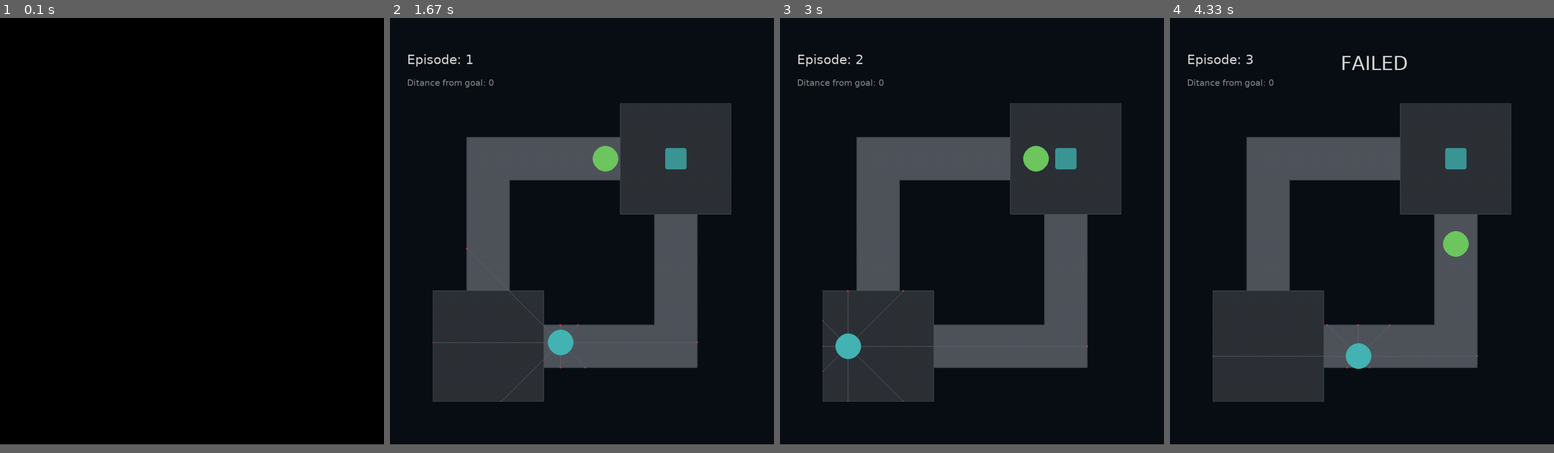
Above: before the commit, frames 1-4 (left to right).
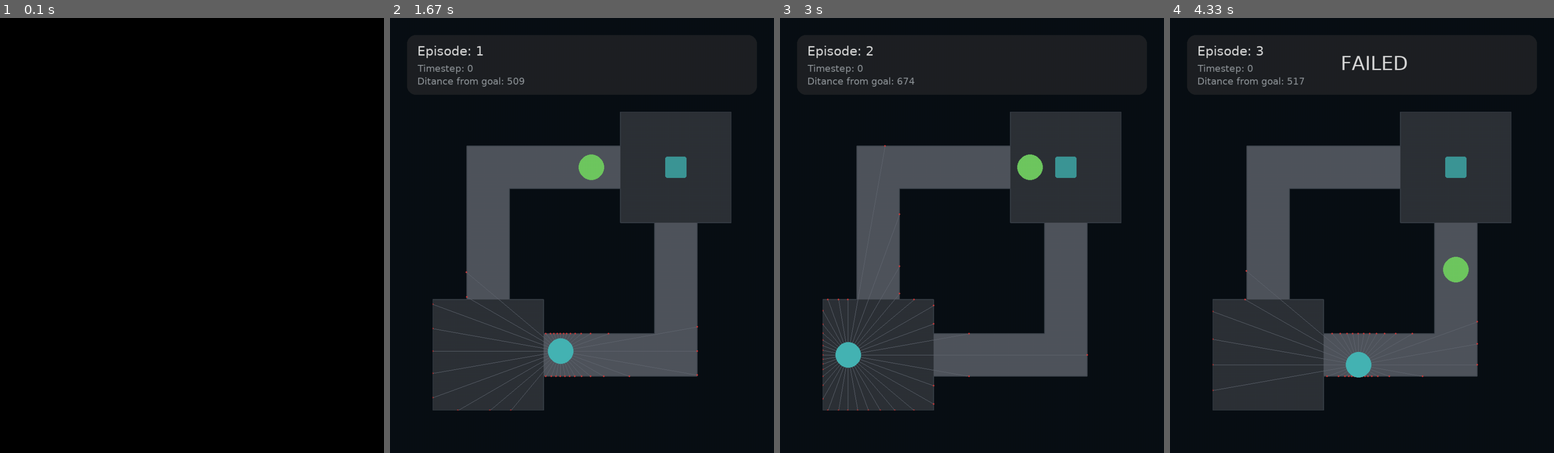
Above: after the commit, the same moments.

Repository: tomosii/marl-robots-2d
Game: pygame game, started from envs/pygame_test_human.py
Same seed, same stepped clock (60 frames per second), same inputs: the game is played once before the commit and once after it.
Inputs:
- Up to frame 1 (0.1 s): no input
- Up to frame 2 (1.67 s): hold Right 0.33-0.8 s; hold Up 0.83-1.13 s; hold Right 1.17-1.63 s
- Up to frame 3 (3 s): hold Left 1.67-2.2 s; hold Down 2.23-2.53 s; hold Left 2.57-2.97 s
- Up to frame 4 (4.33 s): hold Up 3-3.37 s; hold Right 3.4-4.03 s; hold Down from 4.07 s (still down)
The window is 794x882 before the commit and 794x900 after it. Grey fills any space a smaller window leaves; there, only what the larger window draws over its background counts as a difference.

The runs differ from the first frame. In frame 1, only the window size differs. In frame 2, 7.0% of the frame differs, in the area x 4-89%, y 6-91%; in frame 3, 7.0%; in frame 4, 7.0%.

Commit message:
scoreboard

Diff:
--- a/envs/pygame_test_human.py
+++ b/envs/pygame_test_human.py
@@ -12,7 +12,10 @@
 WIDTH = 700
 HEIGHT = 700
 OFFSET = 100
-INFO_HEIGHT = 200
+INFO_HEIGHT = 220
+INFO_MARGIN = 40
+WINDOW_WIDTH = WIDTH + 2 * OFFSET
+WINDOW_HEIGHT = HEIGHT + OFFSET + INFO_HEIGHT
 
 AGENT_SIZE = 60
 ROOM_SIZE = 260
@@ -30,9 +33,9 @@
 ROOM_COLOR = (45, 50, 56)
 CORRIDOR_COLOR = (80, 85, 93)
 WALL_COLOR = (60, 67, 75)
-INFO_BG_COLOR = (30, 30, 30)
+INFO_BG_COLOR = (30, 33, 36)
 INFO_TEXT_COLOR = (220, 220, 220)
-INFO_TEXT_COLOR2 = (140, 140, 140)
+INFO_TEXT_COLOR2 = (145, 150, 155)
 LASER_COLOR = (100, 105, 115)
 LASER_POINT_COLOR = (200, 60, 60)
 
@@ -41,13 +44,13 @@
 ACC = 1.2
 FRIC = -0.12
 MAX_SPEED = 6
-NPC_VEL = 5
+NPC_VEL = 6
 
 LIDAR_ANGLE = 360
-LIDAR_INTERVAL = 45
+LIDAR_INTERVAL = 10
 LIDAR_RANGE = 1200
 
-screen = pygame.display.set_mode([WIDTH + 2 * OFFSET, HEIGHT + OFFSET + INFO_HEIGHT])
+
 pygame.display.set_caption("Two Corridors")
 clock = pygame.time.Clock()
 
@@ -211,6 +214,12 @@
             )
             lasers.append(laser)
         return lasers
+
+    def distance_from_goal(self, goal):
+        return math.sqrt(
+            (self.pos.x - goal.rect.center[0]) ** 2
+            + (self.pos.y - goal.rect.center[1]) ** 2
+        )
 
 
 class NPC(pygame.sprite.Sprite):
@@ -404,8 +413,9 @@
 
 players = pygame.sprite.Group(agent, npc)
 
+screen = pygame.display.set_mode([WINDOW_WIDTH, WINDOW_HEIGHT])
 map_screen = pygame.Surface((WIDTH, HEIGHT))
-info_screen = pygame.Surface((WIDTH + 2 * OFFSET, INFO_HEIGHT))
+info_screen = pygame.Surface((WINDOW_WIDTH, INFO_HEIGHT))
 
 
 def line_intersect(p0, p1, q0, q1):
@@ -466,9 +476,9 @@
     reset()
 
     episode = 0
-    font = pygame.font.SysFont("ubuntu", 30)
+    episode_font = pygame.font.SysFont("ubuntu", 30)
     result_font = pygame.font.SysFont("ubuntu", 45)
-    distance_font = pygame.font.SysFont("ubuntu", 20)
+    info_font = pygame.font.SysFont("ubuntu", 22)
 
     running = True
     while running:
@@ -481,8 +491,6 @@
                 if event.key == pygame.K_ESCAPE:
                     running = False
 
-        episode_text = font.render(f"Episode: {episode}", True, INFO_TEXT_COLOR)
-
         screen.fill(BG_COLOR)
         map_screen.fill(BG_COLOR)
         info_screen.fill(BG_COLOR)
@@ -492,24 +500,43 @@
 
         agent.move()
         npc.auto_move()
-
-        distance_text = distance_font.render(
-            f"Ditance from goal: 0", True, INFO_TEXT_COLOR2
-        )
 
         lasers = agent.create_lasers()
         obstacle_lines = get_obstacle_lines(walls, npc)
         for laser in lasers:
             intersection = laser_scan(laser, obstacle_lines)
             pygame.draw.line(map_screen, LASER_COLOR, agent.pos, intersection)
-            pygame.draw.circle(map_screen, LASER_POINT_COLOR, intersection, 2)
+            pygame.draw.circle(map_screen, LASER_POINT_COLOR, intersection, 2.5)
 
         players.draw(map_screen)
+
+        episode_text = episode_font.render(f"Episode: {episode}", True, INFO_TEXT_COLOR)
+        timestep_text = distance_text = info_font.render(
+            f"Timestep: 0", True, INFO_TEXT_COLOR2
+        )
+        distance_text = info_font.render(
+            f"Ditance from goal: {agent.distance_from_goal(goal1):.0f}",
+            True,
+            INFO_TEXT_COLOR2,
+        )
+        pygame.draw.rect(
+            info_screen,
+            INFO_BG_COLOR,
+            (
+                INFO_MARGIN,
+                INFO_MARGIN,
+                WINDOW_WIDTH - 2 * INFO_MARGIN,
+                INFO_HEIGHT - 2 * INFO_MARGIN,
+            ),
+            0,
+            20,
+        )
+        info_screen.blit(episode_text, (INFO_MARGIN + 24, INFO_MARGIN + 20))
+        info_screen.blit(timestep_text, (INFO_MARGIN + 24, INFO_MARGIN + 65))
+        info_screen.blit(distance_text, (INFO_MARGIN + 24, INFO_MARGIN + 95))
 
         screen.blit(map_screen, (OFFSET, INFO_HEIGHT))
         screen.blit(info_screen, (0, 0))
-        screen.blit(episode_text, (40, 80))
-        screen.blit(distance_text, (40, 140))
 
         pygame.display.flip()
 
